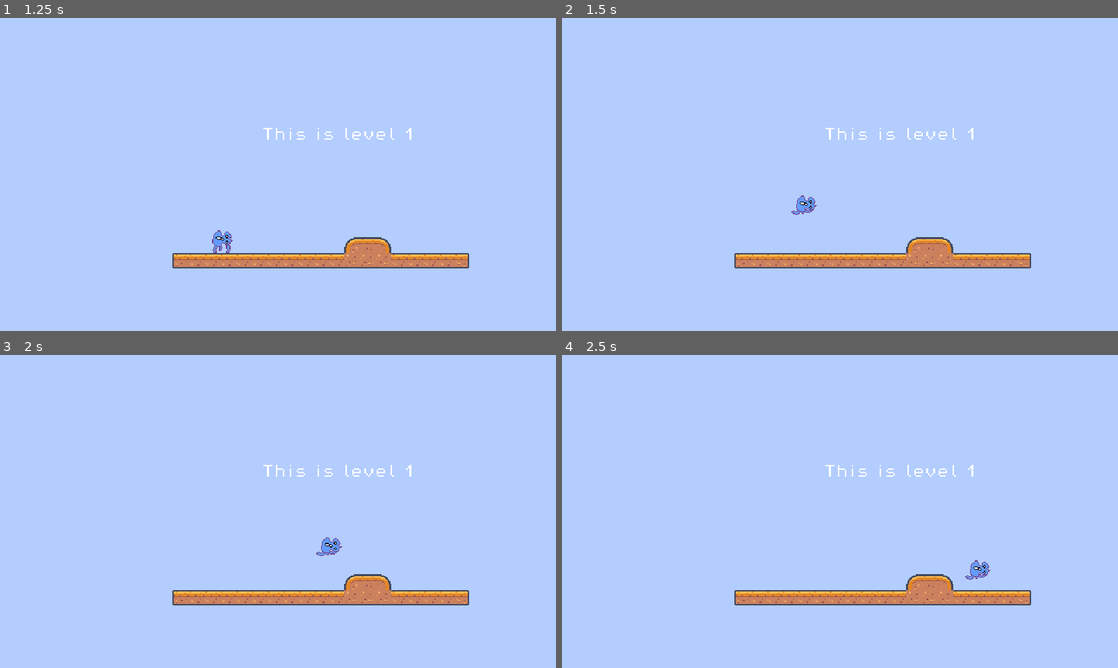
Above: before the commit, frames 1-4 (two rows, left to right).
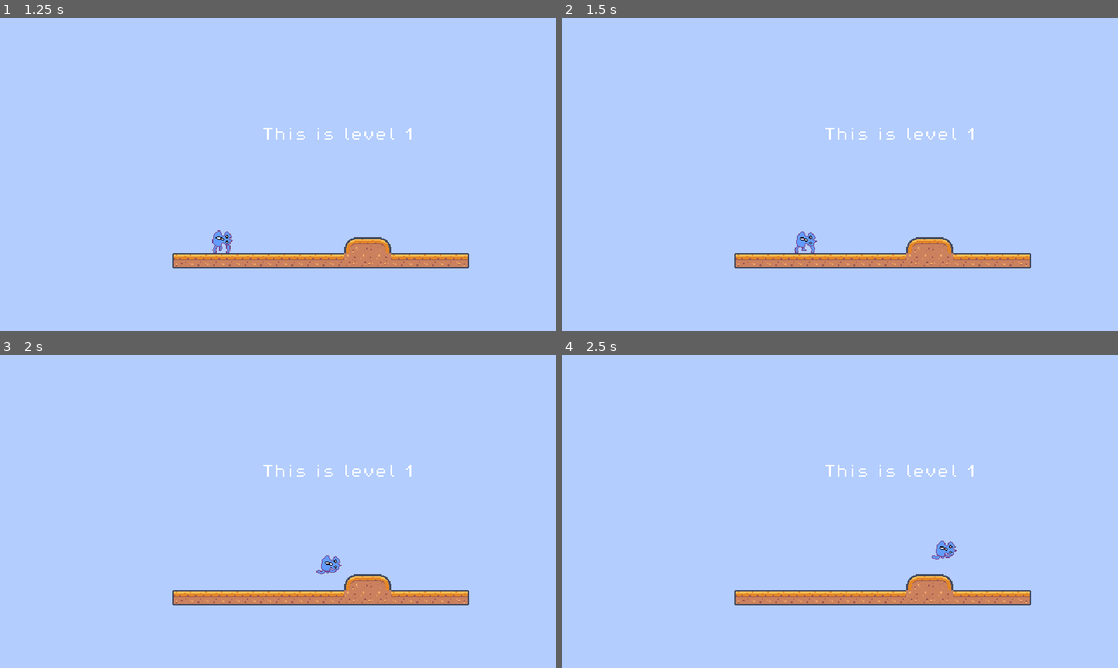
Above: after the commit, the same moments.

Repository: yndajas/ludum-dare-54
Game: Godot game, scene res://scenes/main_menu.tscn
The game is run twice, just before and just after one commit, with the same random seed, the same clock (stepped at 60 frames per second) and the same inputs.
Inputs:
- Up to frame 1 (1.25 s): click "Start game" at 0.5 s
- Up to frame 2 (1.5 s): tap Enter (ui_accept) at 1.25, 1.35 s; hold Right (ui_right) from 1.28 s (still down)
- Up to frame 3 (2 s): keep holding Right (ui_right); tap Space (jump, bound only after the commit) at 1.52, 1.55, 1.82 s
- Up to frame 4 (2.5 s): keep holding Right (ui_right); tap Space (jump, bound only after the commit) at 2.1, 2.27 s; tap Enter (ui_accept) at 2.3 s

Frame 1 is identical in both runs. In frame 2, 0.3% of the frame differs, in the area x 41-46%, y 56-76%; in frame 3, 0.3%; in frame 4, 0.3%.

Commit message:
Add custom input map actions

Diff:
--- a/project.godot
+++ b/project.godot
@@ -23,6 +23,32 @@
 window/size/window_height_override=720
 window/stretch/mode="viewport"
 
+[input]
+
+move_left={
+"deadzone": 0.5,
+"events": [Object(InputEventKey,"resource_local_to_scene":false,"resource_name":"","device":0,"window_id":0,"alt_pressed":false,"shift_pressed":false,"ctrl_pressed":false,"meta_pressed":false,"pressed":false,"keycode":0,"physical_keycode":4194319,"key_label":0,"unicode":0,"echo":false,"script":null)
+, Object(InputEventKey,"resource_local_to_scene":false,"resource_name":"","device":-1,"window_id":0,"alt_pressed":false,"shift_pressed":false,"ctrl_pressed":false,"meta_pressed":false,"pressed":false,"keycode":0,"physical_keycode":65,"key_label":0,"unicode":97,"echo":false,"script":null)
+, Object(InputEventJoypadButton,"resource_local_to_scene":false,"resource_name":"","device":-1,"button_index":13,"pressure":0.0,"pressed":false,"script":null)
+, Object(InputEventJoypadMotion,"resource_local_to_scene":false,"resource_name":"","device":-1,"axis":0,"axis_value":-1.0,"script":null)
+]
+}
+move_right={
+"deadzone": 0.5,
+"events": [Object(InputEventKey,"resource_local_to_scene":false,"resource_name":"","device":0,"window_id":0,"alt_pressed":false,"shift_pressed":false,"ctrl_pressed":false,"meta_pressed":false,"pressed":false,"keycode":0,"physical_keycode":4194321,"key_label":0,"unicode":0,"echo":false,"script":null)
+, Object(InputEventKey,"resource_local_to_scene":false,"resource_name":"","device":0,"window_id":0,"alt_pressed":false,"shift_pressed":false,"ctrl_pressed":false,"meta_pressed":false,"pressed":false,"keycode":0,"physical_keycode":68,"key_label":0,"unicode":0,"echo":false,"script":null)
+, Object(InputEventJoypadButton,"resource_local_to_scene":false,"resource_name":"","device":-1,"button_index":14,"pressure":0.0,"pressed":false,"script":null)
+, Object(InputEventJoypadMotion,"resource_local_to_scene":false,"resource_name":"","device":-1,"axis":0,"axis_value":1.0,"script":null)
+]
+}
+jump={
+"deadzone": 0.5,
+"events": [Object(InputEventKey,"resource_local_to_scene":false,"resource_name":"","device":0,"window_id":0,"alt_pressed":false,"shift_pressed":false,"ctrl_pressed":false,"meta_pressed":false,"pressed":false,"keycode":0,"physical_keycode":32,"key_label":0,"unicode":0,"echo":false,"script":null)
+, Object(InputEventKey,"resource_local_to_scene":false,"resource_name":"","device":0,"window_id":0,"alt_pressed":false,"shift_pressed":false,"ctrl_pressed":false,"meta_pressed":false,"pressed":false,"keycode":0,"physical_keycode":87,"key_label":0,"unicode":0,"echo":false,"script":null)
+, Object(InputEventJoypadButton,"resource_local_to_scene":false,"resource_name":"","device":-1,"button_index":0,"pressure":0.0,"pressed":false,"script":null)
+]
+}
+
 [physics]
 
 2d/default_gravity=1200.0
--- a/scenes/player.gd
+++ b/scenes/player.gd
@@ -13,7 +13,7 @@
 	move_and_slide()
 
 func get_direction() -> int:
-	return Input.get_axis("ui_left", "ui_right")
+	return Input.get_axis("move_left", "move_right")
 
 func set_animation() -> void:
 	if not is_on_floor():
@@ -26,7 +26,7 @@
 func set_movement(delta: float) -> void:
 	if not is_on_floor():
 		velocity.y += gravity * delta
-	elif Input.is_action_just_pressed("ui_accept"):
+	elif Input.is_action_just_pressed("jump"):
 		velocity.y = JUMP_VELOCITY
 
 	var direction := get_direction()
